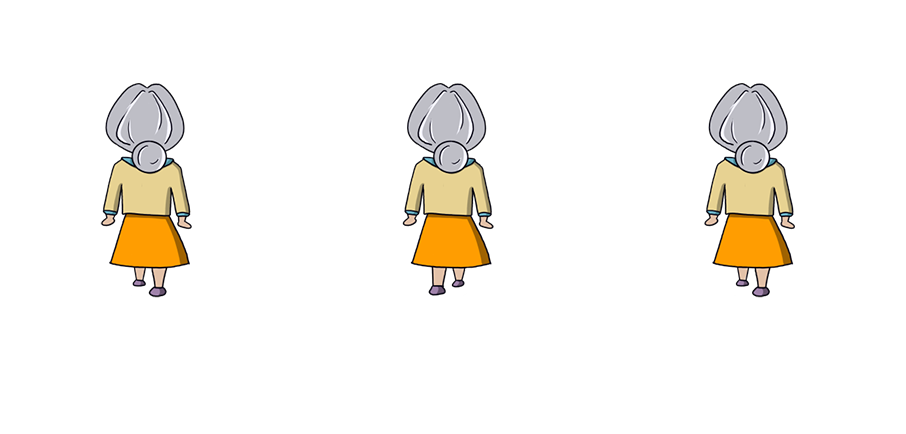
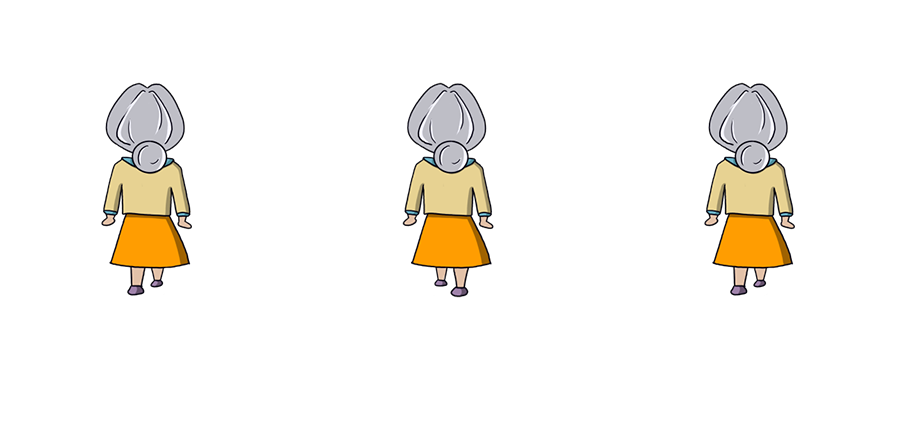
Comparing the layer stacks of the two 906 × 434 images. Changes:
renamed "Back_Walk1" to "BW1", moved it above "BW2", painted on it over [left=704, top=82, right=795, bottom=298]
renamed "Back_Walk2" to "BW2", painted on it over [left=402, top=82, right=494, bottom=298]
renamed "Back_Walk1" to "BW1", painted on it over [left=100, top=82, right=192, bottom=298]
